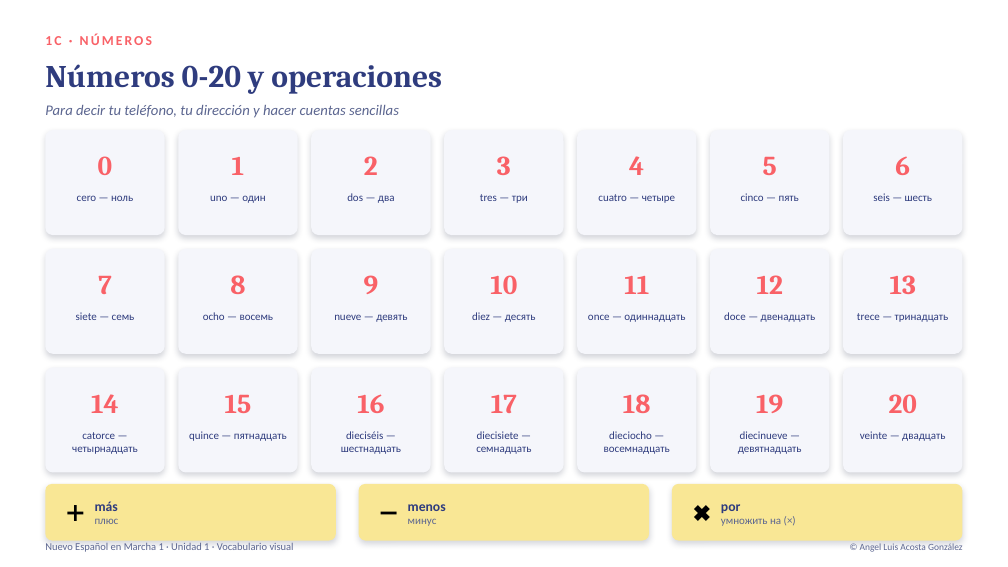
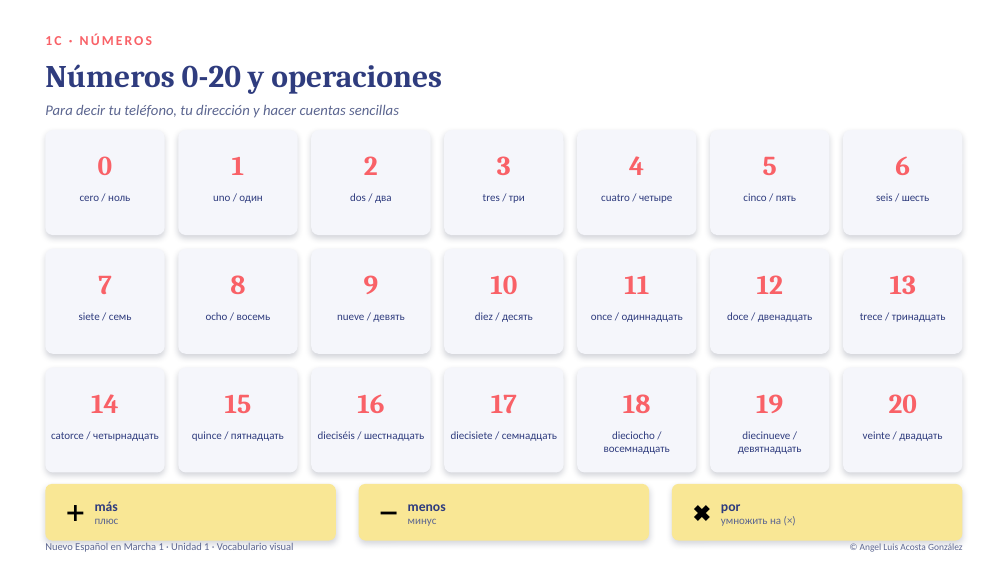
Before and after one commit to angelluisacosta99-bit/Molu, a slide deck: slide 15 of docencia-espanol/materiales/presentaciones/nuevo-espanol-en-marcha-1_unidad1.pptx (slide 14 before the commit). Drawn at 1008x567 pixels with LibreOffice and Linux fonts; fonts in the diff are those of the drawing. Boxes give left, top, right and bottom in pixels: in the first picture for what was removed or moved away, otherwise in the second. Text is boxed around its words. In the diff, an @@ line names an element or a change of style, - is before the commit and + after.

```diff
--- a/docencia-espanol/materiales/presentaciones/nuevo-espanol-en-marcha-1_unidad1.pptx
+++ b/docencia-espanol/materiales/presentaciones/nuevo-espanol-en-marcha-1_unidad1.pptx
@@ text at bbox=[80, 195, 130, 201]: text changed @@
-cero — ноль
+cero / ноль
@@ text at bbox=[213, 195, 262, 203]: text changed @@
-uno — один
+uno / один
@@ text at bbox=[350, 193, 392, 203]: text changed @@
-dos — два
+dos / два
@@ text at bbox=[483, 194, 525, 203]: text changed @@
-tres — три
+tres / три
@@ text at bbox=[601, 194, 672, 203]: text changed @@
-cuatro — четыре
+cuatro / четыре
@@ text at bbox=[743, 193, 796, 201]: text changed @@
-cinco — пять
+cinco / пять
@@ text at bbox=[876, 193, 929, 201]: text changed @@
-seis — шесть
+seis / шесть
@@ text at bbox=[79, 312, 132, 320]: text changed @@
-siete — семь
+siete / семь
@@ text at bbox=[206, 312, 271, 320]: text changed @@
-ocho — восемь
+ocho / восемь
@@ text at bbox=[337, 314, 404, 322]: text changed @@
-nueve — девять
+nueve / девять
@@ text at bbox=[475, 312, 533, 322]: text changed @@
-diez — десять
+diez / десять
@@ text at bbox=[591, 314, 683, 322]: text changed @@
-once — одиннадцать
+once / одиннадцать
@@ text at bbox=[727, 312, 813, 322]: text changed @@
-doce — двенадцать
+doce / двенадцать
@@ text at bbox=[860, 313, 946, 322]: text changed @@
-trece — тринадцать
+trece / тринадцать
@@ text at bbox=[51, 432, 159, 441]: text changed @@
-catorce — четырнадцать
+catorce / четырнадцать
@@ text at bbox=[192, 431, 284, 441]: text changed @@
-quince — пятнадцать
+quince / пятнадцать
@@ text at bbox=[318, 431, 424, 441]: text changed @@
-dieciséis — шестнадцать
+dieciséis / шестнадцать
@@ text at bbox=[451, 431, 557, 441]: text changed @@
-diecisiete — семнадцать
+diecisiete / семнадцать
@@ text at bbox=[604, 431, 670, 454]: text changed @@
-dieciocho — восемнадцать
+dieciocho / восемнадцать
@@ text at bbox=[738, 431, 802, 454]: text changed @@
-diecinueve — девятнадцать
+diecinueve / девятнадцать
@@ text at bbox=[863, 431, 942, 441]: text changed @@
-veinte — двадцать
+veinte / двадцать
```
Also in this commit, not shown: 3 other slides changed, 1 slide added.
